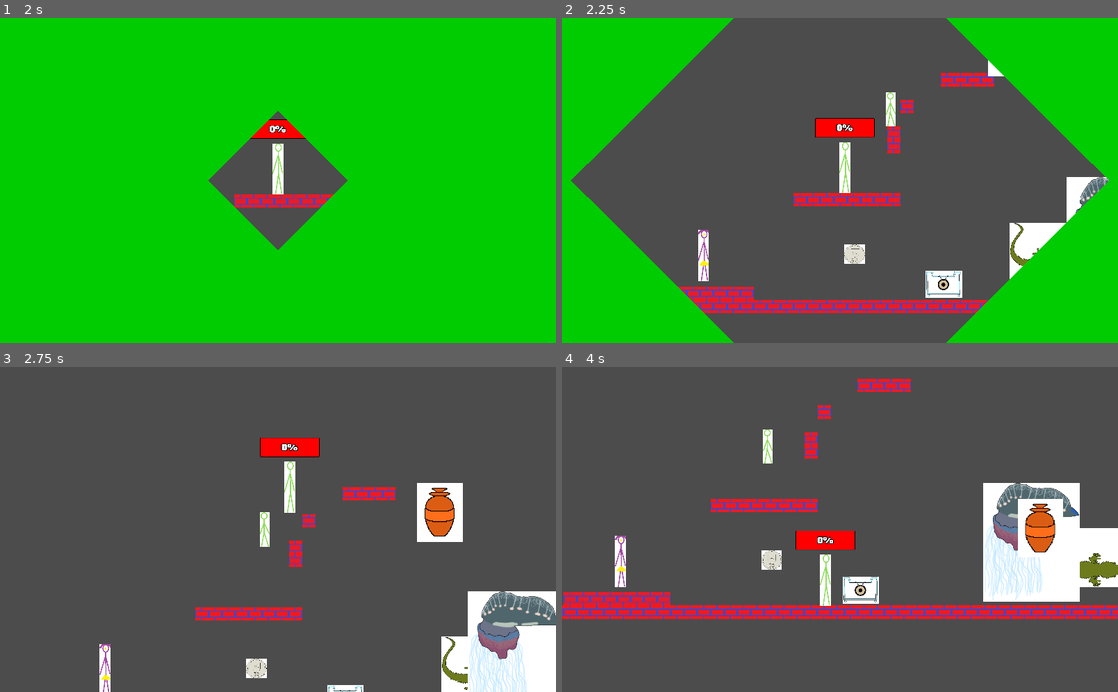
Above: before the commit, frames 1-4 (two rows, left to right).
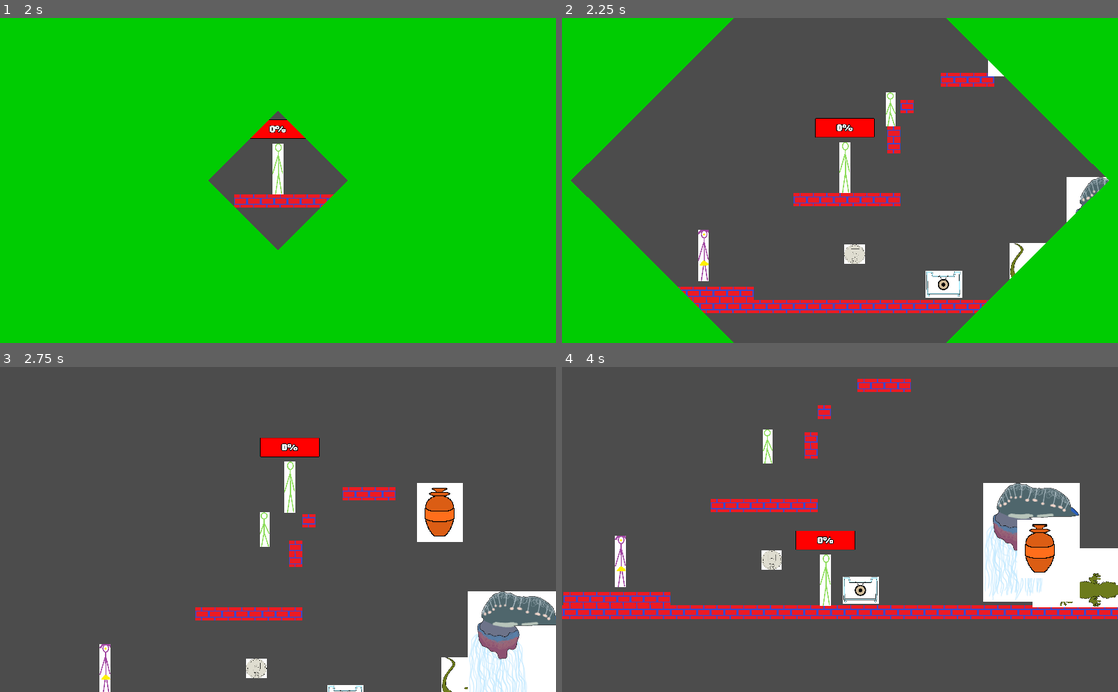
Above: after the commit, the same moments.

Repository: EyeBallTank/PROJECT-NORTUBEL-main-ish
Game: Godot game, scene res://screens/MainMenu.tscn
Same seed, same stepped clock (60 frames per second), same inputs: the game is played once before the commit and once after it.
Inputs:
- Up to frame 1 (2 s): click "Start/Começo" at 0.5 s; click "Start/Começo" at 1.25 s
- Up to frame 2 (2.25 s): hold Right (right) from 2.03 s (still down); hold F (followme) from 2.03 s (still down)
- Up to frame 3 (2.75 s): keep holding Right (right); keep holding F (followme); tap Up (jumpup) at 2.27 s
- Up to frame 4 (4 s): release F (followme) at 2.78 s; tap S (standstill) at 2.85 s; tap Up (jumpup) at 3.02 s; release Right (right) at 3.53 s; hold Left (left) from 3.53 s (still down); hold F (followme) from 3.53 s (still down)

Frame 1 is identical in both runs. In frame 2, 0.7% of the frame differs, in the area x 80-91%, y 63-80%; in frame 3, 0.5%; in frame 4, 2.8%, in the area x 81-100%, y 40-74%.

Commit message:
felt like applying gravity to the gecko enemy
now one of the messages from the output is gone, as if i inadvertently fixed an issue related to "delta" as an arguement in physics_process

Diff:
--- a/src/enemies/gecko enemy.gd
+++ b/src/enemies/gecko enemy.gd
@@ -1,4 +1,6 @@
 extends KinematicBody2D
+
+export var gravity: = 29600
 
 var direction = Vector2.RIGHT
 var velocity = Vector2.ZERO
@@ -13,4 +15,5 @@
 		#using flip V instead of H because of the angle of the placeholder sprite
 		#if i give the Gecko proper sprites, this will change
 	velocity = direction * 290
+	velocity.y += gravity * delta
 	move_and_slide(velocity, Vector2.UP)
--- a/src/levels/LevelTemplate3.tscn
+++ b/src/levels/LevelTemplate3.tscn
@@ -74,7 +74,7 @@
 position = Vector2( 2745, 225 )
 
 [node name="Gecko enemy" parent="." instance=ExtResource( 13 )]
-position = Vector2( 1734, 647 )
+position = Vector2( 1035, 343 )
 
 [node name="Manowar" parent="." instance=ExtResource( 15 )]
 position = Vector2( -729, 398 )
--- a/src/play_actors/PlayerCopy.gd
+++ b/src/play_actors/PlayerCopy.gd
@@ -150,7 +150,7 @@
 
 			if not is_on_ladder():
 				state = MAINSTATE
-
+#		SWIM:
 
 #	for index in get_slide_count():
 #		var collision = get_slide_collision(index)
